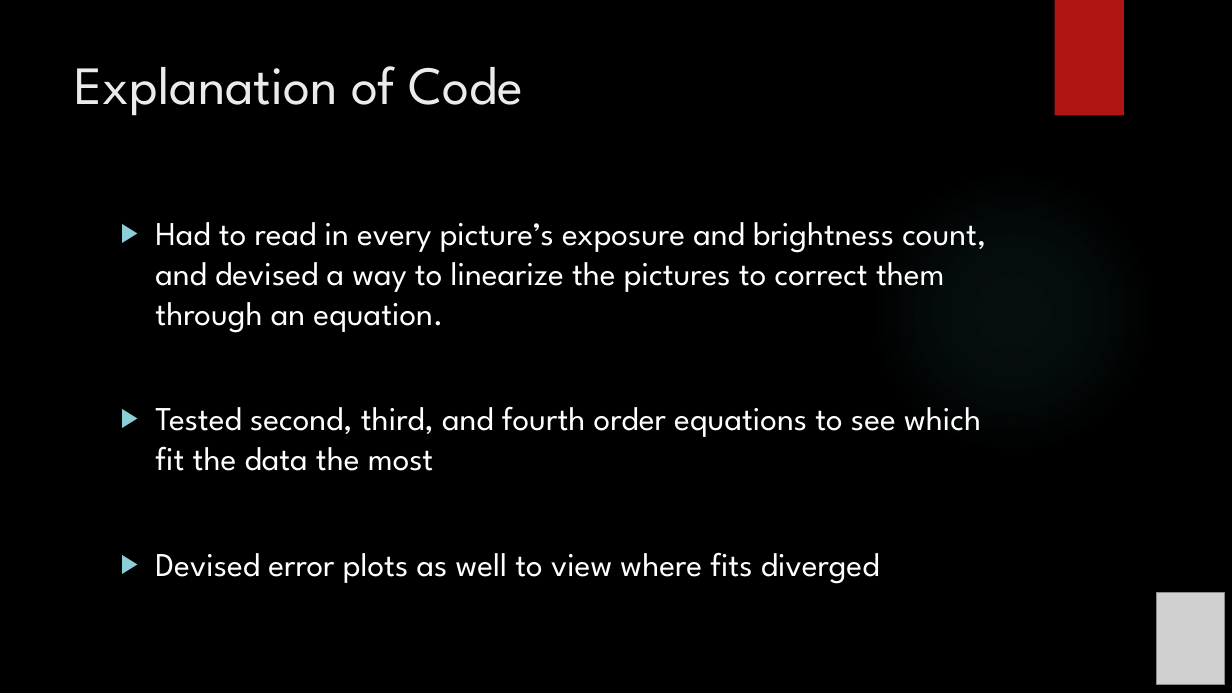
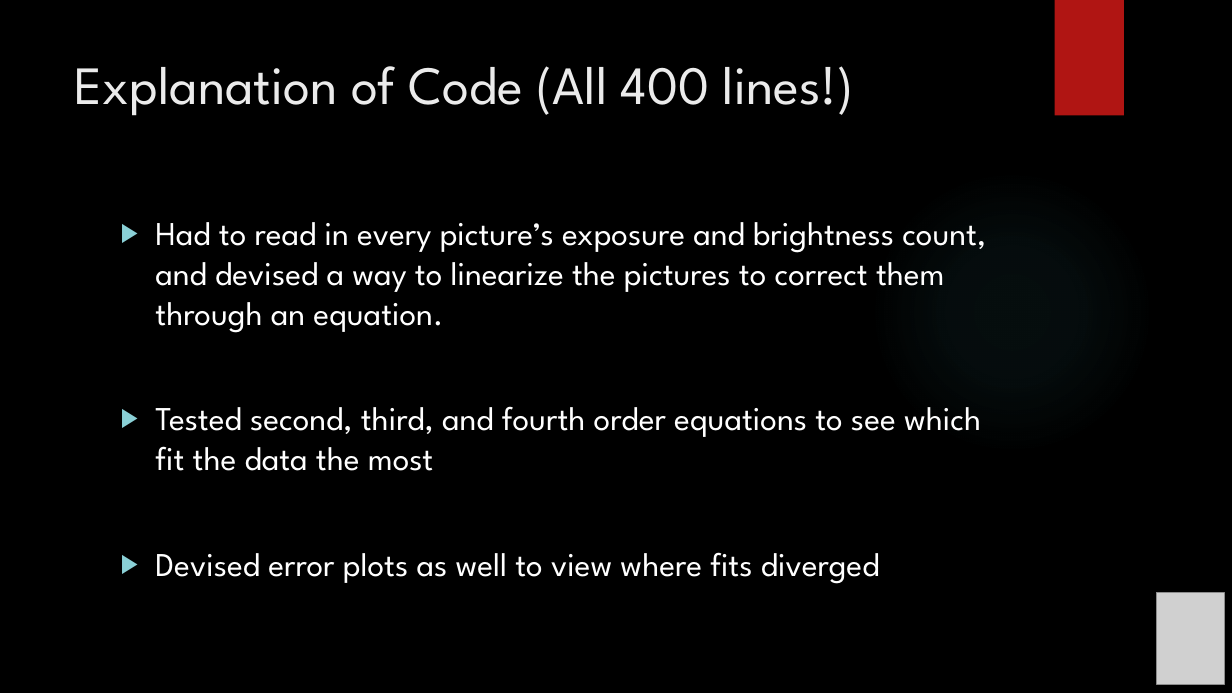
Before and after one commit to exoworlds/clio2016-2017, a slide deck: slide 6 of notes/symposium_presentation.pptx (slide 7 before the commit). Drawn at 1232x693 pixels with LibreOffice and Linux fonts; fonts in the diff are those of the drawing; grey boxes stand for pictures; background and template pictures are left out. Boxes give left, top, right and bottom in pixels: in the first picture for what was removed or moved away, otherwise in the second. Text is boxed around its words. In the diff, an @@ line names an element or a change of style, - is before the commit and + after.

```diff
--- a/notes/symposium_presentation.pptx
+++ b/notes/symposium_presentation.pptx
@@ title at bbox=[75, 66, 854, 116]: text changed @@
-Explanation of Code
+Explanation of Code (All 400 lines!)
```
Also in this commit, not shown: 4 other slides changed, 1 slide added, 1 slide removed, 1 other file.
